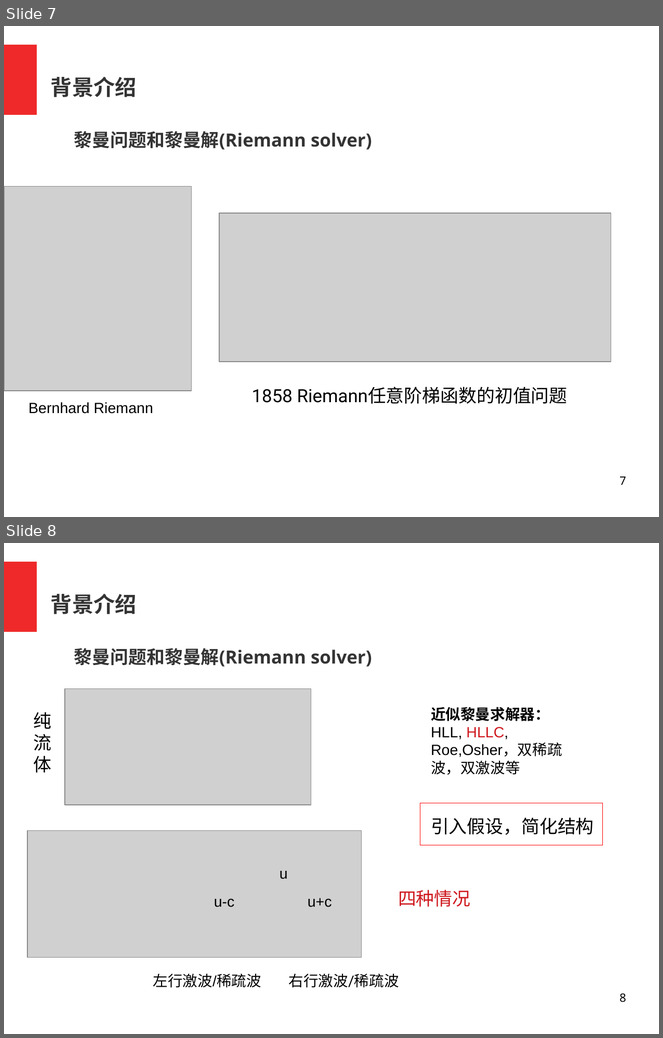
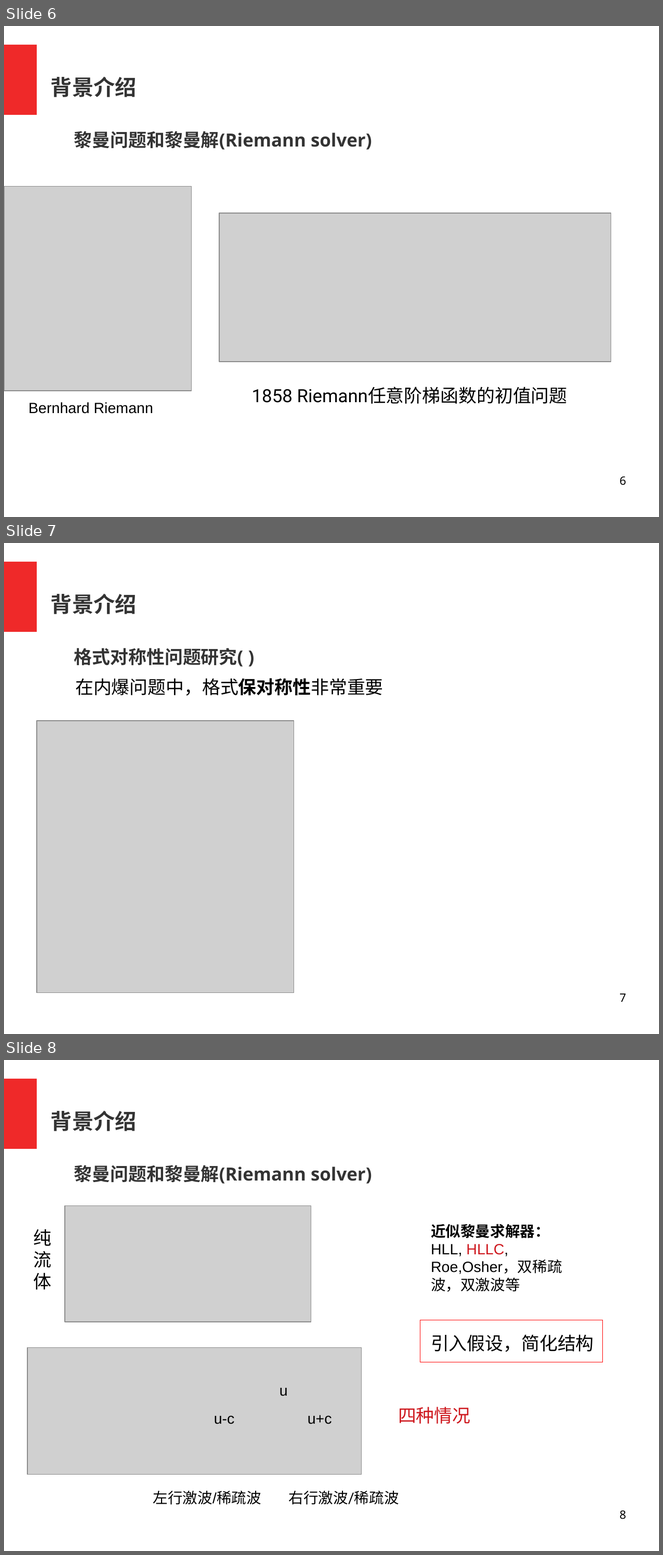
Before and after one commit to bfly123/Lag2D, a slide deck: 青年科技报告2019.odp. Shown one above the other, each under a label of ours: slides 7 and 8 before the commit, slides 6, 7 and 8 after it. The pictures are 663x1038 and 663x1555 pixels, drawn with LibreOffice and Linux fonts; fonts in the diff are those of the drawing; grey boxes stand for pictures; background and template pictures are left out. Boxes give left, top, right and bottom in pixels: in the first picture for what was removed or moved away, otherwise in the second. Text is boxed around its words. In the diff, an @@ line names an element or a change of style, - is before the commit and + after.

```diff
--- a/青年科技报告2019.odp
+++ b/青年科技报告2019.odp
@@ slide 7 added at box(4, 543, 659, 1034), background #FFFFFF; not listed: 1 template element that a slide beside it also shows @@
@@ title added at box(51, 593, 137, 614), 26 pt, text #333333, bold @@
+背景介绍
@@ text added at box(74, 648, 244, 667), 22 pt, text #333333, bold @@
+格式对称性问题研究( )
@@ text added at box(75, 678, 384, 696), 22 pt, text #000000 @@
+在内爆问题中，格式保对称性非常重要
@@ picture added at box(37, 721, 294, 993) @@
@@ page number added at box(620, 994, 626, 1002), 14 pt, text #000000 @@
+7
@@ what was slide 7 is now slide 6 @@
@@ page number at box(620, 477, 626, 486): text changed @@
-7
+6
```
Also in this commit, not shown: 4 slides changed, 1 slide removed.
